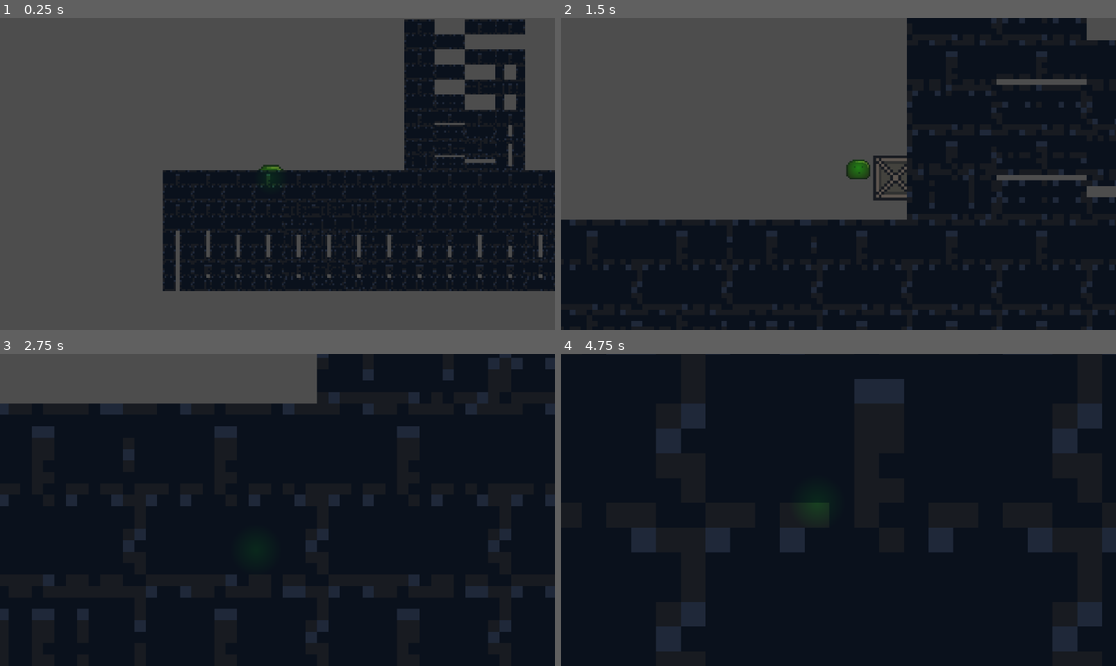
Above: before the commit, frames 1-4 (two rows, left to right).
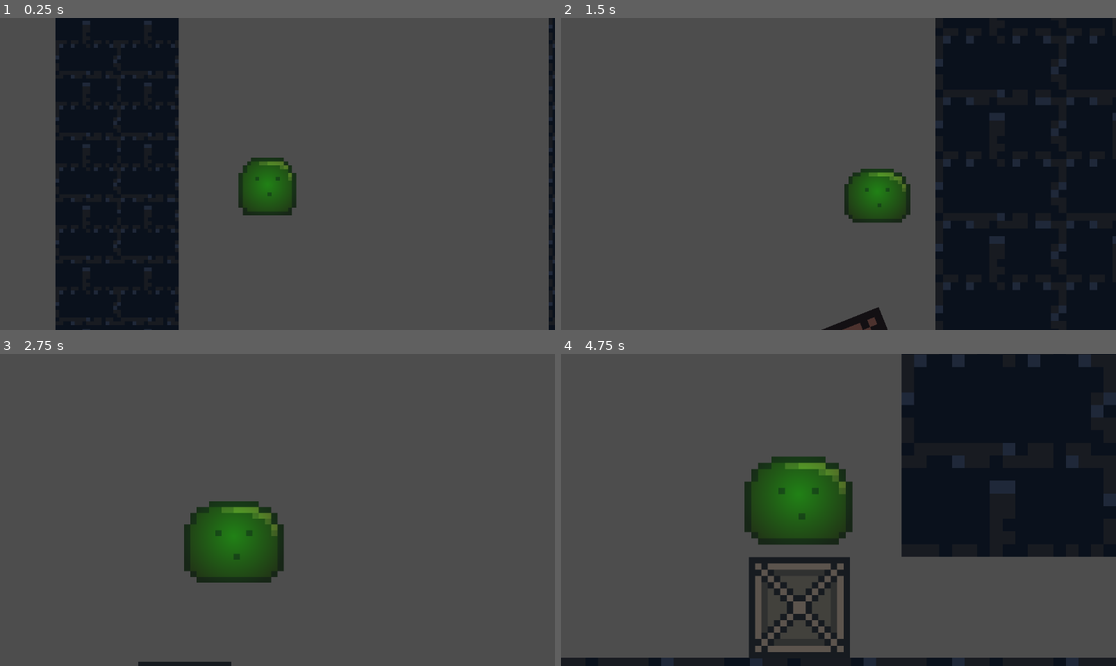
Above: after the commit, the same moments.

Repository: jkuball/splittle-bocks
Game: Godot game, scene res://scenes/levels/level1.tscn
Same seed, same stepped clock (60 frames per second), same inputs: the game is played once before the commit and once after it. Before the commit the project starts from res://scenes/playground.tscn.
Inputs:
- Up to frame 1 (0.25 s): no input
- Up to frame 2 (1.5 s): hold D (player_right) from 0.53 s (still down); tap Space (player_splittle) at 0.6, 1.35 s
- Up to frame 3 (2.75 s): release D (player_right) at 2.03 s; hold A (player_left) from 2.03 s (still down); tap Space (player_splittle) at 2.1 s
- Up to frame 4 (4.75 s): release A (player_left) at 2.78 s; hold D (player_right) 2.78-4.28 s; tap Space (player_splittle) at 2.85, 3.6, 4.35 s; hold A (player_left) from 4.28 s (still down)

The runs differ from the first frame. In frame 1, 56% of the frame differs, in the area x 10-100%, y 0-100%; in frame 2, 32%; in frame 3, 90%, in the area x 0-100%, y 0-100%; in frame 4, 72%.

Commit message:
remove playground, level 1 is main scene now

Diff:
--- a/project.godot
+++ b/project.godot
@@ -11,7 +11,7 @@
 [application]
 
 config/name="Splittle Bocks"
-run/main_scene="res://scenes/playground.tscn"
+run/main_scene="res://scenes/levels/level1.tscn"
 config/features=PackedStringArray("4.3", "Forward Plus")
 config/icon="res://icon.svg"
 
--- a/scenes/playground.tscn
+++ /dev/null
@@ -1,92 +0,0 @@
-[gd_scene load_steps=5 format=3 uid="uid://u7bh6iof3n10"]
-
-[ext_resource type="PackedScene" uid="uid://c2wkhfsiwtuvv" path="res://scenes/player.tscn" id="1_28eyv"]
-[ext_resource type="Script" path="res://scripts/follow_player.gd" id="1_fwirh"]
-[ext_resource type="PackedScene" uid="uid://bv3rvjka57xc1" path="res://scenes/wall.tscn" id="3_2hrnh"]
-[ext_resource type="PackedScene" uid="uid://cu4gu0acf6dp1" path="res://scenes/goal.tscn" id="4_b4heb"]
-
-[node name="Node2D" type="Node2D"]
-
-[node name="Camera2D" type="Camera2D" parent="." node_paths=PackedStringArray("player")]
-position = Vector2(964, 343)
-zoom = Vector2(0.49, 0.49)
-script = ExtResource("1_fwirh")
-player = NodePath("../Player")
-
-[node name="Player" parent="." node_paths=PackedStringArray("spawn_target") instance=ExtResource("1_28eyv")]
-position = Vector2(184, 455)
-spawn_target = NodePath("..")
-
-[node name="Geometry" type="Node" parent="."]
-
-[node name="Wall" parent="Geometry" instance=ExtResource("3_2hrnh")]
-position = Vector2(-19, 706)
-
-[node name="Wall" parent="Geometry/Wall" instance=ExtResource("3_2hrnh")]
-position = Vector2(512, 0)
-
-[node name="Wall2" parent="Geometry/Wall" instance=ExtResource("3_2hrnh")]
-position = Vector2(640, 0)
-
-[node name="Wall" parent="Geometry/Wall/Wall2" instance=ExtResource("3_2hrnh")]
-position = Vector2(128, 0)
-
-[node name="Wall2" parent="Geometry/Wall/Wall2" instance=ExtResource("3_2hrnh")]
-position = Vector2(256, 0)
-
-[node name="Wall2" parent="Geometry/Wall/Wall2/Wall2" instance=ExtResource("3_2hrnh")]
-position = Vector2(128, -384)
-
-[node name="Wall2" parent="Geometry/Wall/Wall2/Wall2/Wall2" instance=ExtResource("3_2hrnh")]
-position = Vector2(0, -256)
-
-[node name="Wall3" parent="Geometry/Wall/Wall2/Wall2/Wall2" instance=ExtResource("3_2hrnh")]
-position = Vector2(0, -128)
-
-[node name="Wall3" parent="Geometry/Wall/Wall2/Wall2" instance=ExtResource("3_2hrnh")]
-position = Vector2(128, -256)
-
-[node name="Wall3" parent="Geometry/Wall/Wall2/Wall2/Wall3" instance=ExtResource("3_2hrnh")]
-position = Vector2(0, 64)
-rotation = 3.14159
-
-[node name="Wall3" parent="Geometry/Wall" instance=ExtResource("3_2hrnh")]
-position = Vector2(1024, 0)
-
-[node name="Wall" parent="Geometry/Wall/Wall3" instance=ExtResource("3_2hrnh")]
-position = Vector2(512, 0)
-
-[node name="Wall2" parent="Geometry/Wall/Wall3" instance=ExtResource("3_2hrnh")]
-position = Vector2(640, 0)
-
-[node name="Wall" parent="Geometry/Wall/Wall3/Wall2" instance=ExtResource("3_2hrnh")]
-position = Vector2(128, 0)
-
-[node name="Wall2" parent="Geometry/Wall/Wall3/Wall2" instance=ExtResource("3_2hrnh")]
-position = Vector2(256, 0)
-
-[node name="Wall4" parent="Geometry/Wall" instance=ExtResource("3_2hrnh")]
-position = Vector2(1152, 0)
-
-[node name="Wall" parent="Geometry/Wall/Wall4" instance=ExtResource("3_2hrnh")]
-position = Vector2(128, 0)
-
-[node name="Wall2" parent="Geometry/Wall/Wall4" instance=ExtResource("3_2hrnh")]
-position = Vector2(256, 0)
-
-[node name="Wall2" parent="Geometry" instance=ExtResource("3_2hrnh")]
-position = Vector2(109, 706)
-
-[node name="Wall" parent="Geometry/Wall2" instance=ExtResource("3_2hrnh")]
-position = Vector2(128, 0)
-
-[node name="Wall2" parent="Geometry/Wall2" instance=ExtResource("3_2hrnh")]
-position = Vector2(256, 0)
-
-[node name="Goal" parent="." instance=ExtResource("4_b4heb")]
-position = Vector2(1645, 578)
-
-[node name="CanvasModulate" type="CanvasModulate" parent="."]
-color = Color(0.493545, 0.493546, 0.493546, 1)
-
-[connection signal="splittle" from="Player" to="Camera2D" method="_on_player_splittle"]
